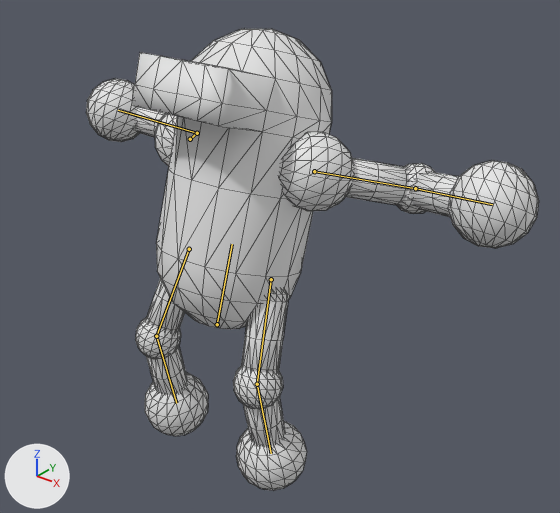
The glTF model models/giants/pill_giant/PillGiant.glb as it was, and as the next commit left it.
One viewpoint serves both versions: a 50 mm lens placed at (6.44, -6.68, 3.4), pointed at (0.44, 0.82, -1.25). Every picture has the same lights, and +X, +Y and +Z are marked at lower left. The first picture is the older version. Both versions are drawn at frame 43 of the action 'CLAP'; the numbers are the values there. The bones that change are drawn over the model as lines. Mesh edges are drawn as thin lines.
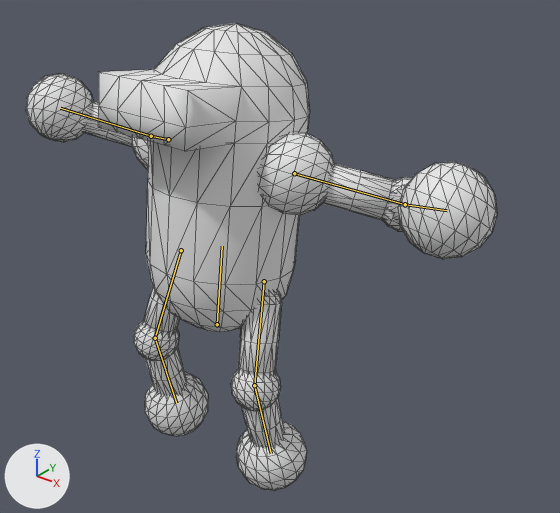
Patch to the scene script:
```diff
--- a/models/giants/pill_giant/PillGiant.glb.py
+++ b/models/giants/pill_giant/PillGiant.glb.py
@@ bone_body @@
 bone_body = bpy.data.objects['Armature'].pose.bones['Body']
-bone_body.rotation_quaternion = (0.971, -0.238, 0.0, 0.0)  # degrees (-28, 0, 0)
+bone_body.rotation_quaternion = (0.988, -0.152, 0.0, 0.0)  # degrees (-18, 0, 0)
@@ bone_thigh_l @@
 bone_thigh_l = bpy.data.objects['Armature'].pose.bones['Thigh.L']  # child of 'Body'
-bone_thigh_l.rotation_quaternion = (0.991, 0.067, -0.103, -0.05)  # degrees (8, -11, -7)
+bone_thigh_l.rotation_quaternion = (0.988, 0.06, -0.111, -0.094)  # degrees (8, -12, -12)
@@ bone_calf_l @@
 bone_calf_l = bpy.data.objects['Armature'].pose.bones['Calf.L']  # child of 'Thigh.L'
-bone_calf_l.rotation_quaternion = (0.955, 0.0, 0.0, 0.296)  # degrees (0, 0, 34)
+bone_calf_l.rotation_quaternion = (0.963, 0.0, 0.0, 0.27)  # degrees (0, 0, 31)
@@ bone_upperarm_l @@
 bone_upperarm_l = bpy.data.objects['Armature'].pose.bones['Upperarm.L']  # child of 'Body'
-bone_upperarm_l.rotation_quaternion = (0.884, 0.419, 0.19, 0.086)  # degrees (53, 15, 19)
+bone_upperarm_l.rotation_quaternion = (0.954, 0.274, 0.061, 0.108)  # degrees (32, 3, 14)
@@ bone_forearm_l @@
 bone_forearm_l = bpy.data.objects['Armature'].pose.bones['Forearm.L']  # child of 'Upperarm.L'
-bone_forearm_l.rotation_quaternion = (0.755, -0.595, -0.258, -0.094)  # degrees (-79, -30, 11)
+bone_forearm_l.rotation_quaternion = (0.725, -0.635, -0.254, -0.082)  # degrees (-86, -28, 13)
@@ bone_thigh_r @@
 bone_thigh_r = bpy.data.objects['Armature'].pose.bones['Thigh.R']  # child of 'Body'
-bone_thigh_r.rotation_quaternion = (0.991, 0.067, 0.103, 0.05)  # degrees (8, 11, 7)
+bone_thigh_r.rotation_quaternion = (0.988, 0.06, 0.111, 0.094)  # degrees (8, 12, 12)
@@ bone_calf_r @@
 bone_calf_r = bpy.data.objects['Armature'].pose.bones['Calf.R']  # child of 'Thigh.R'
-bone_calf_r.rotation_quaternion = (0.955, 0.0, 0.0, -0.296)  # degrees (0, 0, -34)
+bone_calf_r.rotation_quaternion = (0.963, 0.0, 0.0, -0.27)  # degrees (0, 0, -31)
@@ bone_upperarm_r @@
 bone_upperarm_r = bpy.data.objects['Armature'].pose.bones['Upperarm.R']  # child of 'Body'
-bone_upperarm_r.rotation_quaternion = (0.884, 0.419, -0.19, -0.086)  # degrees (53, -15, -19)
+bone_upperarm_r.rotation_quaternion = (0.954, 0.274, -0.061, -0.108)  # degrees (32, -3, -14)
@@ bone_forearm_r @@
 bone_forearm_r = bpy.data.objects['Armature'].pose.bones['Forearm.R']  # child of 'Upperarm.R'
-bone_forearm_r.rotation_quaternion = (0.755, -0.595, 0.258, 0.094)  # degrees (-79, 30, -11)
+bone_forearm_r.rotation_quaternion = (0.725, -0.635, 0.254, 0.082)  # degrees (-86, 28, -13)
```

Boxes (x1, y1, x2, y2) around the edits, measured in the pictures (560 x 513 px):
'Sphere.001', posed
    before: (86, 29, 539, 490)
    after: (26, 23, 497, 490)
bone 'Body', root to tip
    before: (217, 324) to (232, 244)
    after: (217, 324) to (222, 246)
bone 'Thigh.L', root to tip
    before: (271, 279) to (257, 384)
    after: (264, 281) to (254, 385)
bone 'Calf.L', root to tip
    before: (257, 384) to (271, 453)
    after: (254, 385) to (271, 453)
bone 'Upperarm.L', root to tip
    before: (314, 171) to (415, 188)
    after: (294, 173) to (405, 204)
bone 'Forearm.L', root to tip
    before: (415, 188) to (492, 204)
    after: (405, 204) to (447, 210)
bone 'Thigh.R', root to tip
    before: (189, 249) to (156, 336)
    after: (181, 250) to (155, 338)
bone 'Calf.R', root to tip
    before: (156, 336) to (176, 403)
    after: (155, 338) to (176, 403)
bone 'Upperarm.R', root to tip
    before: (190, 139) to (197, 133)
    after: (168, 139) to (151, 136)
bone 'Forearm.R', root to tip
    before: (197, 133) to (118, 110)
    after: (151, 136) to (60, 108)
